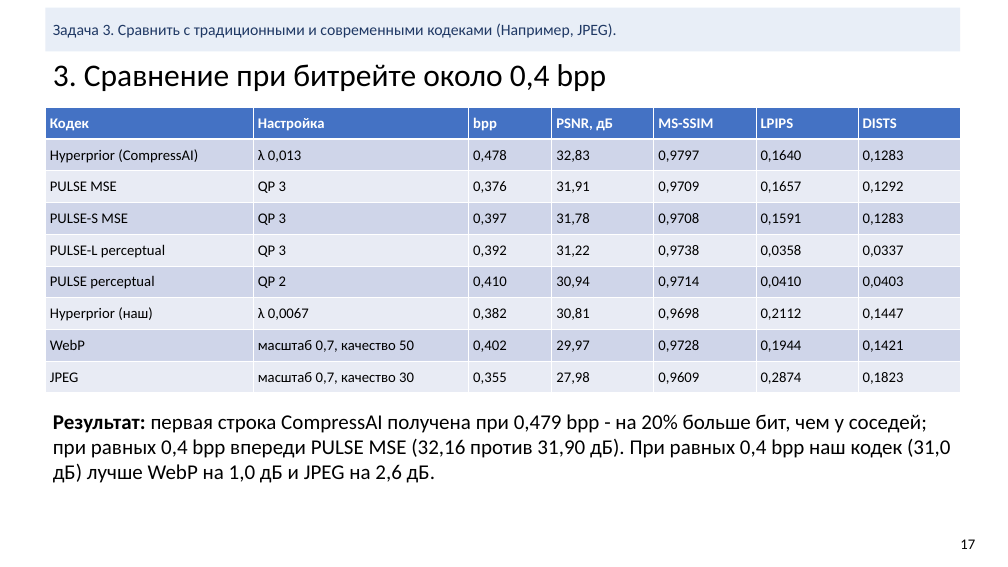
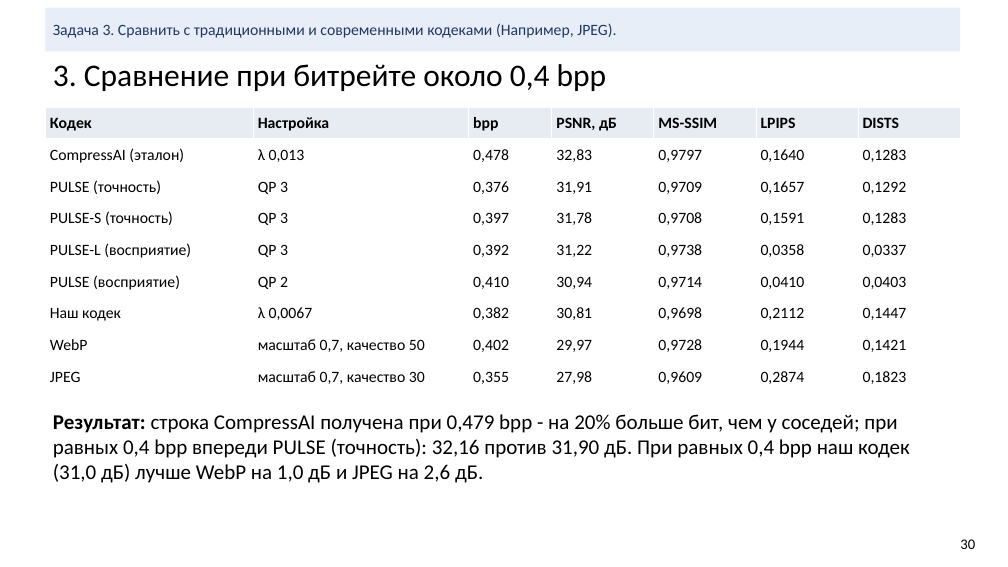
Before and after one commit to KDMCrypto/Deep-Image-Compression, a slide deck: slide 30 of documentation/cv-project-compression.pptx (slide 17 before the commit). Drawn at 1008x567 pixels with LibreOffice and Linux fonts; fonts in the diff are those of the drawing. Boxes give left, top, right and bottom in pixels: in the first picture for what was removed or moved away, otherwise in the second. Text is boxed around its words. In the diff, an @@ line names an element or a change of style, - is before the commit and + after.

```diff
--- a/documentation/cv-project-compression.pptx
+++ b/documentation/cv-project-compression.pptx
@@ table at (45,107,960,393) @@
-row 2, column 1: Hyperprior (CompressAI)
+row 2, column 1: CompressAI (эталон)
-row 3, column 1: PULSE MSE
+row 3, column 1: PULSE (точность)
-row 4, column 1: PULSE-S MSE
+row 4, column 1: PULSE-S (точность)
-row 5, column 1: PULSE-L perceptual
+row 5, column 1: PULSE-L (восприятие)
-row 6, column 1: PULSE perceptual
+row 6, column 1: PULSE (восприятие)
-row 7, column 1: Hyperprior (наш)
+row 7, column 1: Наш кодек
@@ fill #4472C4 to #E7ECF3 in row 1 @@
@@ fill #CFD5EA to #FFFFFF in 28 cells @@
@@ fill #E9EBF5 to #FFFFFF in 28 cells @@
@@ size 14 to 15 pt in "Кодек", "Настройка", "bpp", "PSNR, дБ" and 53 more places @@
@@ text colour #FFFFFF to #000000 in "Кодек", "Настройка", "bpp", "PSNR, дБ" and 3 more places @@
@@ text at (53,414,910,483): text changed @@
-Результат: первая строка CompressAI получена при 0,479 bpp - на 20% больше бит, чем у соседей; при равных 0,4 bpp впереди PULSE MSE (32,16 против 31,90 дБ). При равных 0,4 bpp наш кодек (31,0 дБ) лучше WebP на 1,0 дБ и JPEG на 2,6 дБ.
+Результат: строка CompressAI получена при 0,479 bpp - на 20% больше бит, чем у соседей; при равных 0,4 bpp впереди PULSE (точность): 32,16 против 31,90 дБ. При равных 0,4 bpp наш кодек (31,0 дБ) лучше WebP на 1,0 дБ и JPEG на 2,6 дБ.
@@ text at (960,539,975,549): text changed @@
-17
+30
```
Also in this commit, not shown: 17 other slides changed, 15 slides added, 2 slides removed, 19 other files.
